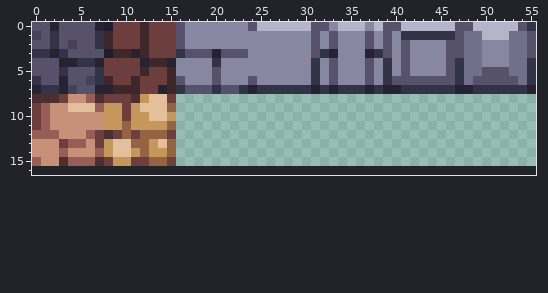
Two states of a pixel-art sprite, tiles.png. Above is the file before it was changed.
The file is 56x16 pixels. Shown: x 0..55, y 0..16. The old version is drawn lined up with the new one, on the new canvas.
New version:
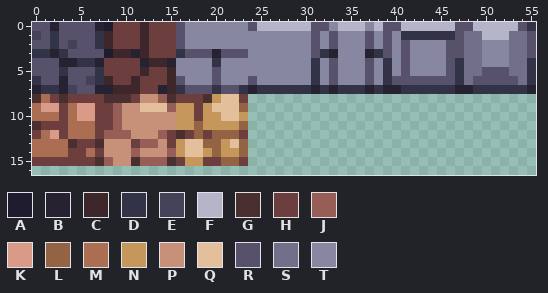
Palette (. is transparent): A #201c2f  B #262232  C #3e272b  D #323347  E #444259  F #b5b5c9  G #4a2f31  H #6d3e3e  J #965e57  K #d99b87  L #946344  M #ab6e53  N #c5975a  P #c79078  Q #e4bf9b  R #57516b  S #716f89  T #8787a1
What changed:
canvas 56x16 -> 56x49
y 8: x 1..23 GGHPPJGHHHGNQQH........ -> MHGHHHHGGGHPPJGHHHGNQQH
y 9: x 0..11 HJPPQQQJNNHN -> MKKHMKKHHJPP; x 15..23 L........ -> JNNHNQQQL
y 10: x 0..23 HJPPPPPPNNHNNQQN........ -> MMMHMKKHHJPPPPPPNNHNNQQN
y 11: x 0..23 HJPPPPPPNNLNNNNL........ -> GHHHMMMHHJPPPPPPNNLNNNNL
y 12: x 0..6 JJJPPPJ -> HMKHMMM; x 8..14 GHLHLLL -> JJJPPPJ; x 16..23 ........ -> GHLHLLLH
y 13: x 0..23 PPPHJJPHNQQLLNQL........ -> MMMMGHHGPPPHJJPHNQQLLNQL
y 14: x 0..23 PPPJPPPJNQQNLNNL........ -> MMMMHHMHPPPJPPPJNQQNLNNL
y 15: x 0..6 JPPGJJJ -> HHHHHHH; x 8..23 HNNHHLLH........ -> JPPGJJJGHNNHHLLH
